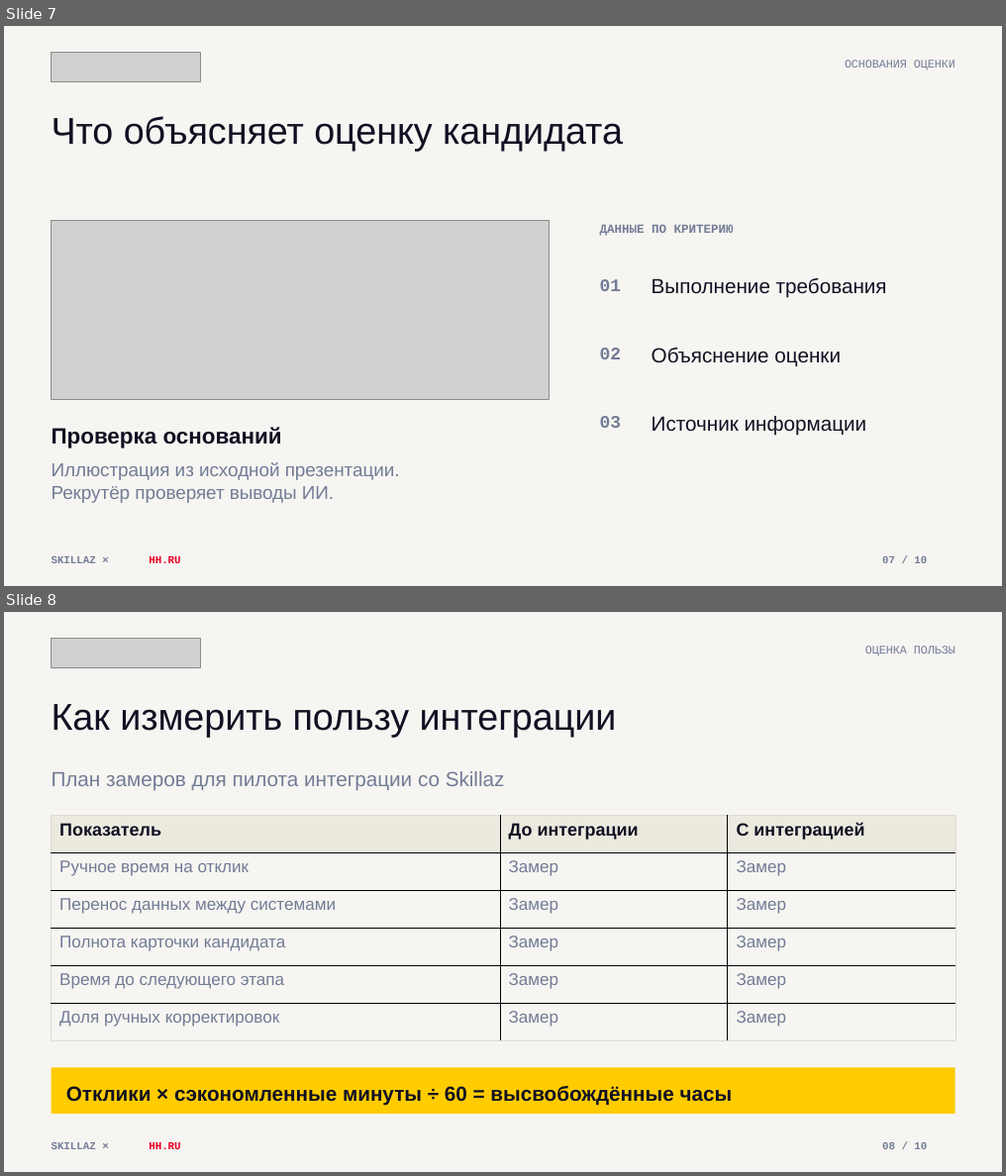
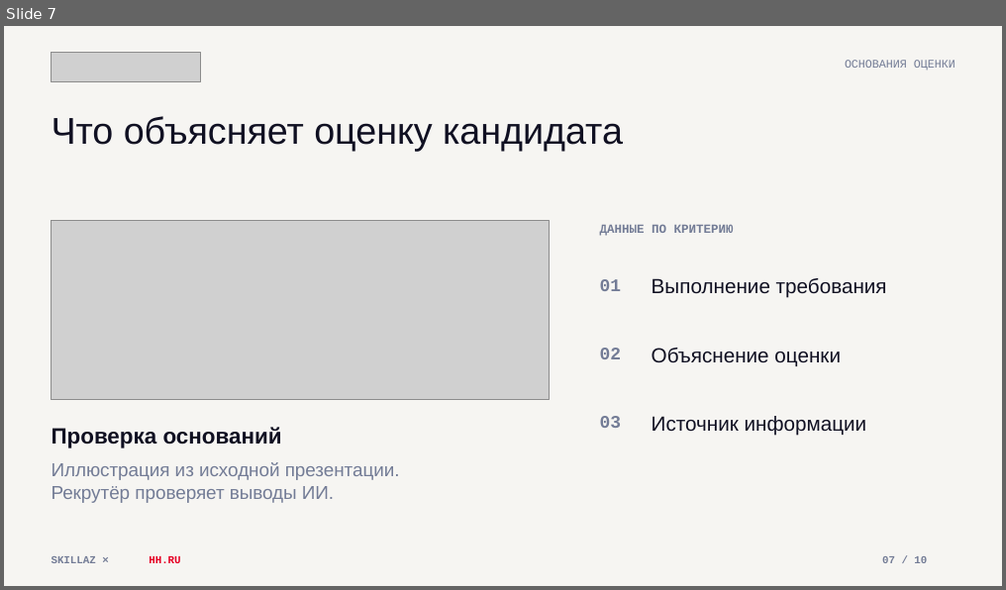
Before and after one commit to nastenakargina17-sudo/skillaz-hh-presentation, a slide deck: Skillaz-hh-Integration.pptx. Shown one above the other, each under a label of ours: slides 7 and 8 before the commit, slide 7 after it. The pictures are 1006x1176 and 1006x590 pixels, drawn with LibreOffice and Linux fonts; fonts in the diff are those of the drawing; grey boxes stand for pictures. Boxes give left, top, right and bottom in pixels: in the first picture for what was removed or moved away, otherwise in the second. Text is boxed around its words. In the diff, an @@ line names an element or a change of style, - is before the commit and + after.

```diff
--- a/Skillaz-hh-Integration.pptx
+++ b/Skillaz-hh-Integration.pptx
@@ slide 8 removed at bbox=[4, 612, 1002, 1172], background #F6F5F2 @@
@@ picture removed at bbox=[51, 638, 200, 667] @@
@@ text removed at bbox=[865, 646, 955, 656] @@
-ОЦЕНКА ПОЛЬЗЫ
@@ text removed at bbox=[52, 704, 617, 737] @@
-Как измерить пользу интеграции
@@ text removed at bbox=[52, 771, 505, 790] @@
-План замеров для пилота интеграции со Skillaz
@@ table removed at bbox=[51, 816, 955, 1043], 6 rows, 3 columns @@
-Показатель | До интеграции | С интеграцией
-Ручное время на отклик | Замер | Замер
-Перенос данных между системами | Замер | Замер
-Полнота карточки кандидата | Замер | Замер
-Время до следующего этапа | Замер | Замер
-Доля ручных корректировок | Замер | Замер
@@ rectangle removed at bbox=[51, 1067, 955, 1114] @@
@@ text removed at bbox=[66, 1086, 733, 1106] @@
-Отклики × сэкономленные минуты ÷ 60 = высвобождённые часы
@@ text removed at bbox=[52, 1143, 96, 1150] @@
-SKILLAZ ×
@@ text removed at bbox=[149, 1143, 180, 1150] @@
-HH.RU
@@ text removed at bbox=[882, 1143, 927, 1150] @@
-08 / 10
```
Also in this commit, not shown: 5 slides changed, 2 slides added, 1 other slide removed, 1 other file.
